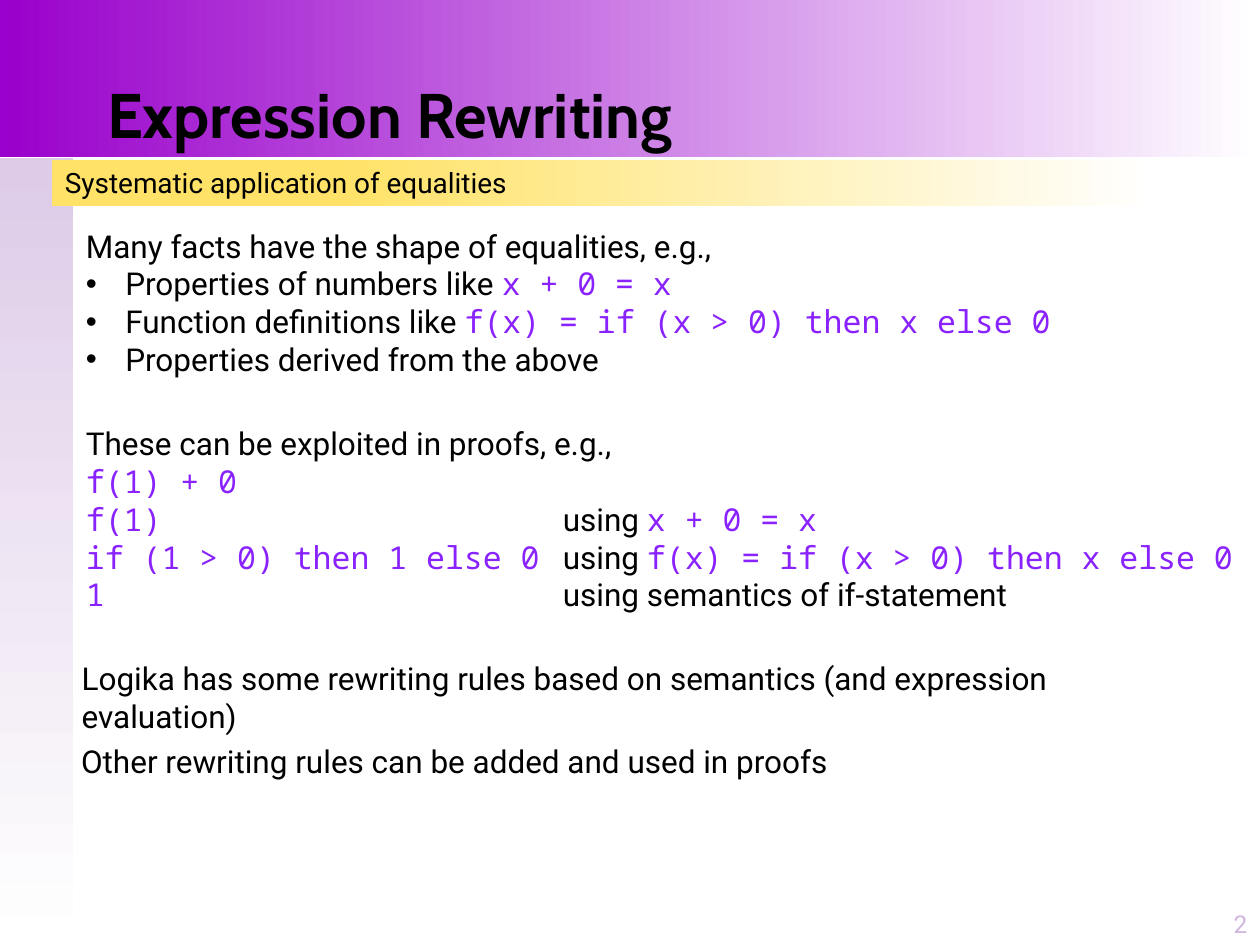
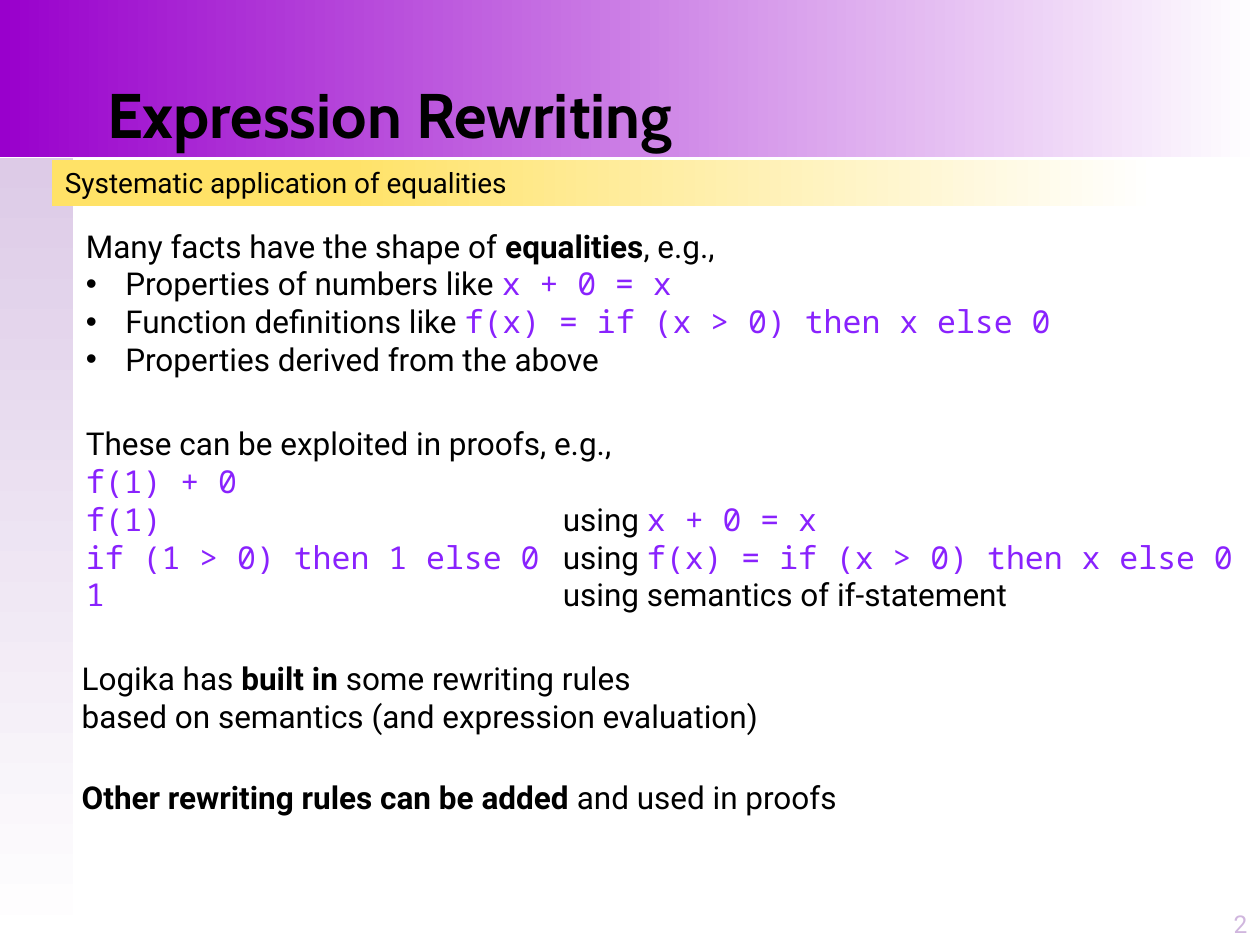
Before and after one commit to santoslab/stress24, a slide deck: slide 2 of slides/A-01-01-Proofs-Rewriting.pptx. Drawn at 1260x945 pixels with LibreOffice and Linux fonts; fonts in the diff are those of the drawing. Boxes give left, top, right and bottom in pixels: in the first picture for what was removed or moved away, otherwise in the second. Text is boxed around its words. In the diff, an @@ line names an element or a change of style, - is before the commit and + after.

```diff
--- a/slides/A-01-01-Proofs-Rewriting.pptx
+++ b/slides/A-01-01-Proofs-Rewriting.pptx
@@ text at <box>86,234,714,265</box>: bold on in "equalities," @@
@@ text at <box>82,666,758,735</box>: text changed @@
-Logika has some rewriting rules based on semantics (and expression evaluation)
+Logika has built in some rewriting rules
+based on semantics (and expression evaluation)
@@ text "Other rewriting rules can be ...": place and size @@
-text "Other rewriting rules can be ..." at <box>81,749,827,780</box>
+text "Other rewriting rules can be ..." at <box>82,785,836,816</box>
@@ text "Other rewriting rules can be ..." at <box>82,785,836,816</box>: bold on in "Other rewriting rules can be added" @@
```
Also in this commit, not shown: 6 other slides changed, 2 slides added, 7 other files.
